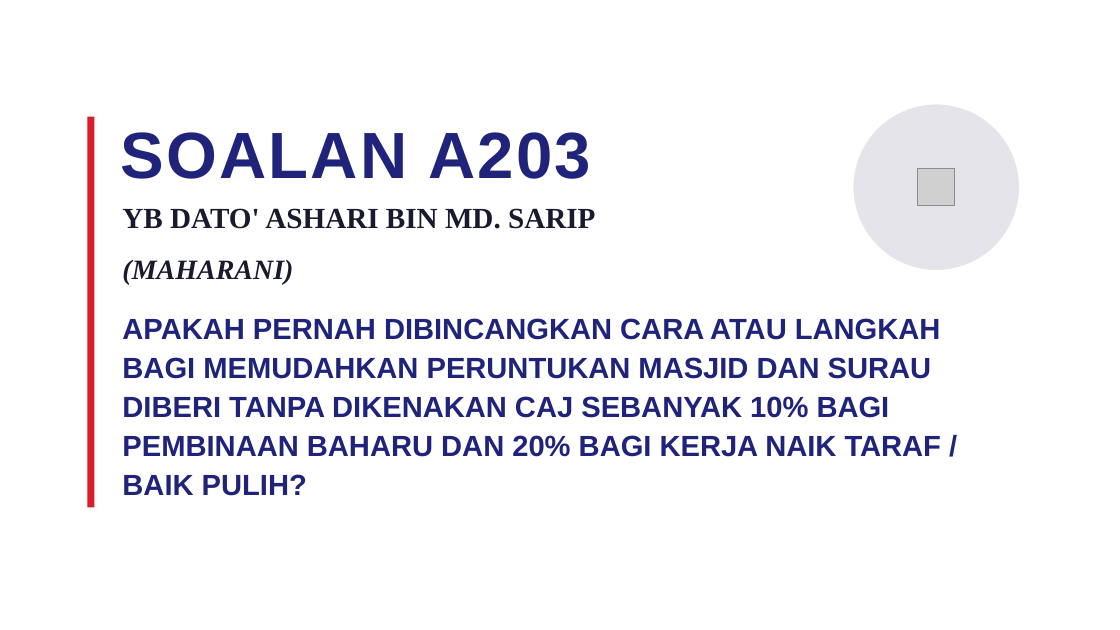
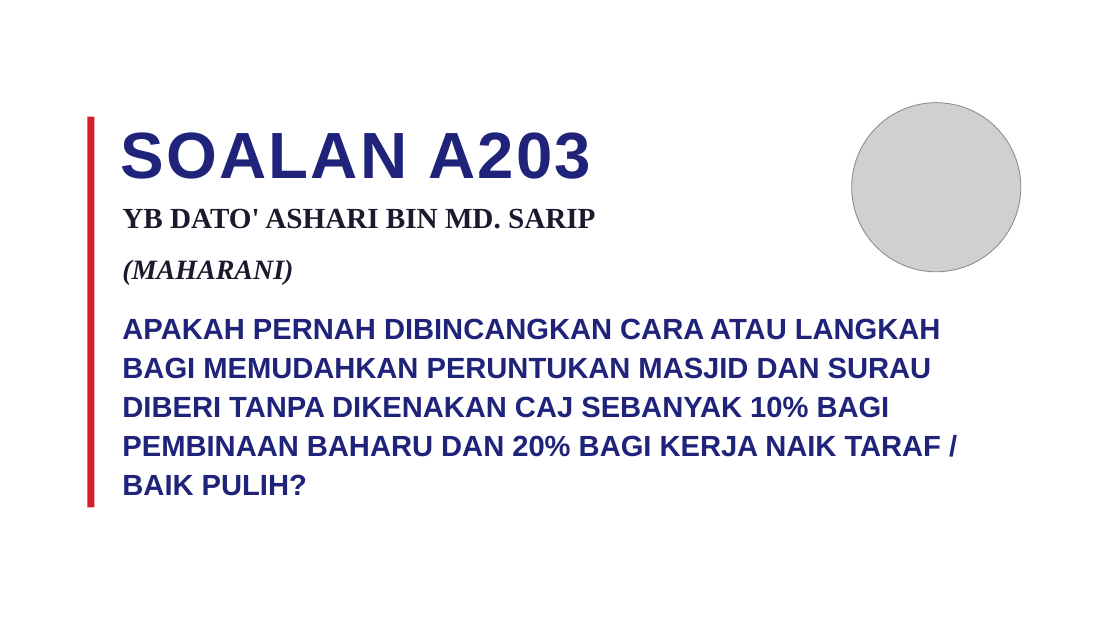
Before and after one commit to nawaljoe/Nawal, a slide deck: slide 2 of infografik-a203/pptx/A203_Infografik_16x9.pptx. Drawn at 1120x630 pixels with LibreOffice and Linux fonts; fonts in the diff are those of the drawing; grey boxes stand for pictures; background and template pictures are left out. Boxes give left, top, right and bottom in pixels: in the first picture for what was removed or moved away, otherwise in the second. Text is boxed around its words. In the diff, an @@ line names an element or a change of style, - is before the commit and + after.

```diff
--- a/infografik-a203/pptx/A203_Infografik_16x9.pptx
+++ b/infografik-a203/pptx/A203_Infografik_16x9.pptx
@@ ellipse resized from (x1=852, y1=103, x2=1021, y2=271) to (x1=847, y1=98, x2=1025, y2=276) @@
@@ ellipse at (x1=847, y1=98, x2=1025, y2=276): fill #E4E4EA to #FFFFFF; outline #FFFFFF 3 pt to none @@
@@ picture added at (x1=852, y1=103, x2=1021, y2=271) @@
@@ picture removed at (x1=918, y1=169, x2=954, y2=206) @@
```
Also in this commit, not shown: 2 other files.
